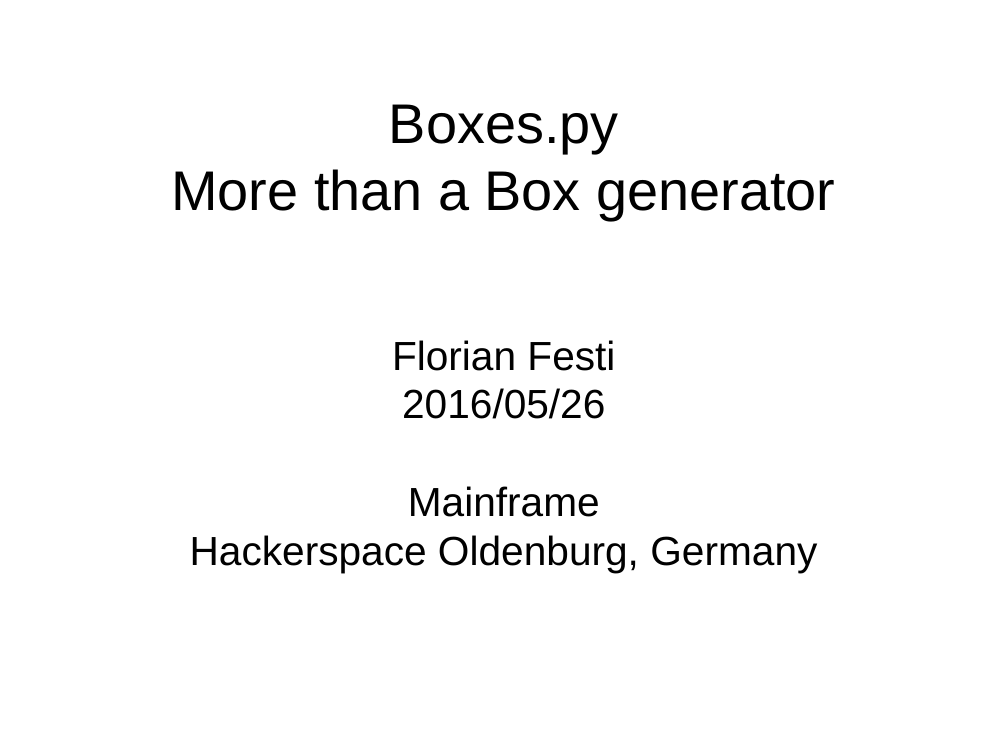
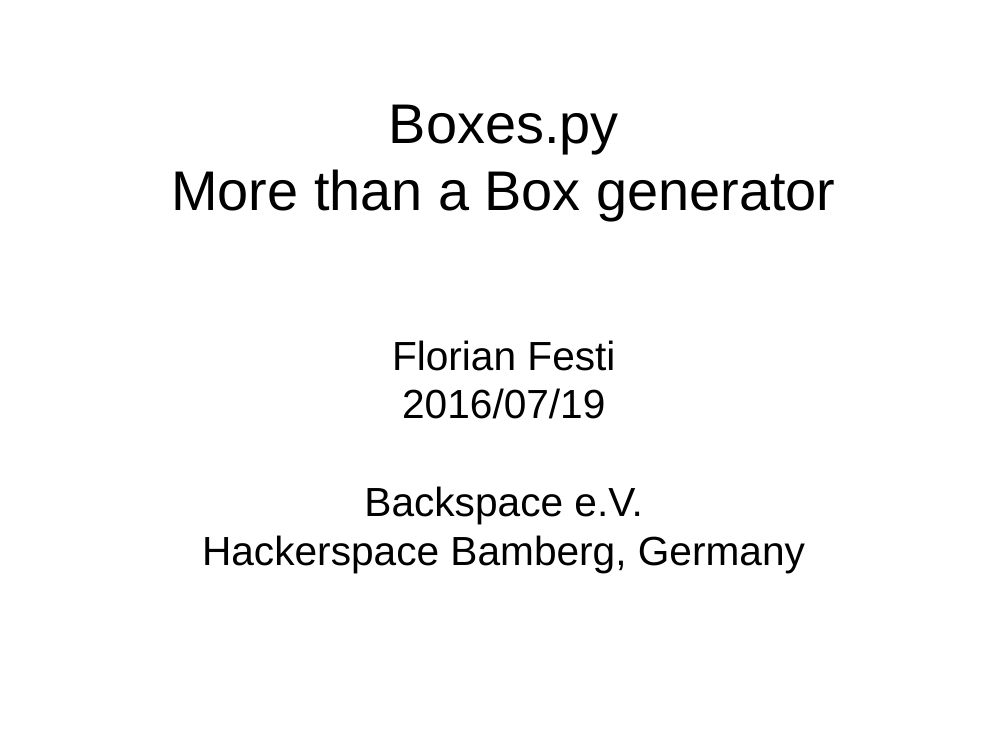
Before and after one commit to florianfesti/boxes, a slide deck: slide 1 of documentation/presentation.odp. Drawn at 1008x756 pixels with LibreOffice and Linux fonts; fonts in the diff are those of the drawing. Boxes give left, top, right and bottom in pixels: in the first picture for what was removed or moved away, otherwise in the second. Text is boxed around its words. In the diff, an @@ line names an element or a change of style, - is before the commit and + after.

```diff
--- a/documentation/presentation.odp
+++ b/documentation/presentation.odp
@@ subtitle at (202,388,805,572): text changed @@
-2016/05/26
-Mainframe
-Hackerspace Oldenburg, Germany
+2016/07/19
+Backspace e.V.
+Hackerspace Bamberg, Germany
```
Also in this commit, not shown: 2 other slides changed, 4 slides added.
